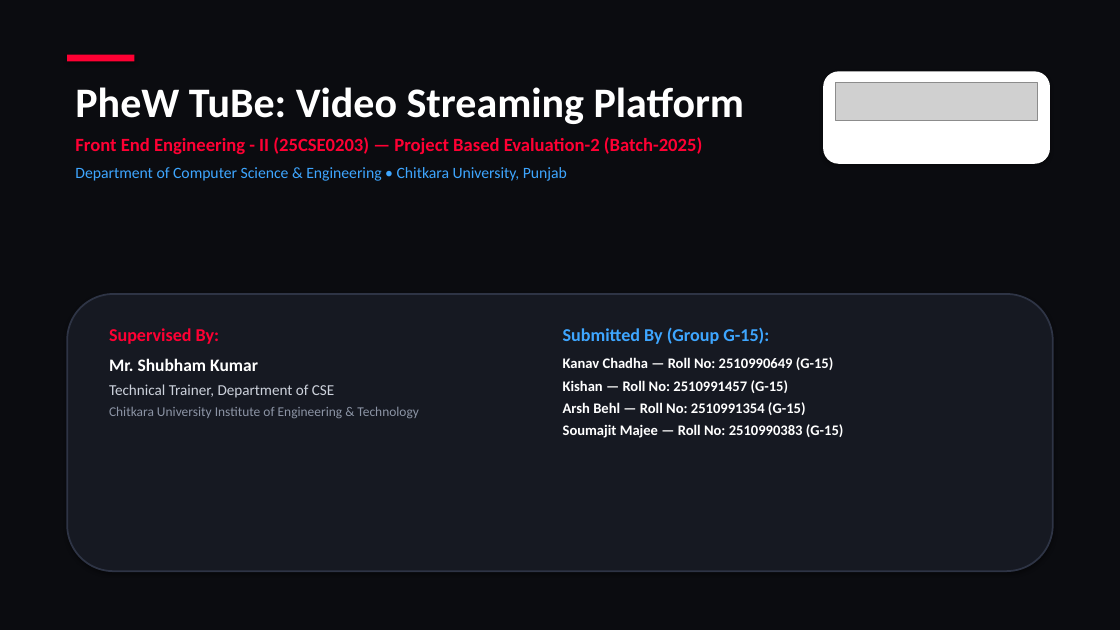
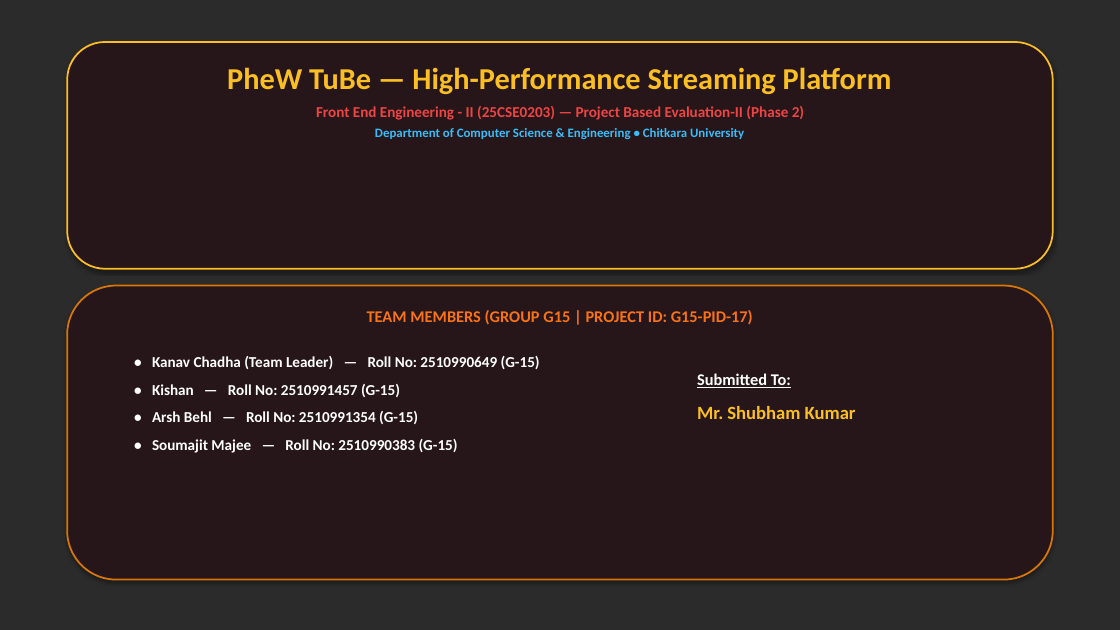
Before and after one commit to kishan-777/Front-End-Engineering_Evaluation-based-project, a slide deck: slide 1 of G15-PID-17.pptx. Drawn at 1120x630 pixels with LibreOffice and Linux fonts; fonts in the diff are those of the drawing; grey boxes stand for pictures; background and template pictures are left out; a plain dark background stands for a picture behind light text. Boxes give left, top, right and bottom in pixels: in the first picture for what was removed or moved away, otherwise in the second. Text is boxed around its words. In the diff, an @@ line names an element or a change of style, - is before the commit and + after.

Commit message:
Restore friend PPT & PDF template styling with real UI screenshots of Auth, Settings, In-App Player, and Voice Search

```diff
--- a/G15-PID-17.pptx
+++ b/G15-PID-17.pptx
@@ background #FFFFFF to picture (left out) @@
@@ rectangle removed at [0,0,1120,630] @@
@@ rectangle removed at [67,55,134,61] @@
@@ rounded rectangle added at [67,42,1053,269], fill #261619, outline #FBBF24 1.5 pt @@
@@ text at [227,67,892,139]: text changed; size 16 to 13 pt; text colour #FF0033 to #EF4444 @@
-PheW TuBe: Video Streaming Platform
-Front End Engineering - II (25CSE0203) — Project Based Evaluation-2 (Batch-2025)
-Department of Computer Science & Engineering • Chitkara University, Punjab
+PheW TuBe — High-Performance Streaming Platform
+Front End Engineering - II (25CSE0203) — Project Based Evaluation-II (Phase 2)
+Department of Computer Science & Engineering • Chitkara University
@@ rounded rectangle removed at [823,71,1050,164] @@
@@ picture removed at [836,82,1038,120] @@
@@ rounded rectangle: place and size @@
-rounded rectangle at [67,294,1053,571]
+rounded rectangle at [67,286,1053,580]
@@ rounded rectangle at [67,286,1053,580]: fill #161922 to #261619; outline #2E3445 1.5 pt to #D97706 1.5 pt @@
@@ text added at [367,310,753,325], 14 pt, text #F97316, bold @@
+TEAM MEMBERS (GROUP G15 | PROJECT ID: G15-PID-17)
@@ text at [152,356,540,453]: text changed; size 12.5 to 13 pt @@
-Submitted By (Group G-15):
-Kanav Chadha — Roll No: 2510990649 (G-15)
-Kishan — Roll No: 2510991457 (G-15)
-Arsh Behl — Roll No: 2510991354 (G-15)
-Soumajit Majee — Roll No: 2510990383 (G-15)
+• Kanav Chadha (Team Leader) — Roll No: 2510990649 (G-15)
+• Kishan — Roll No: 2510991457 (G-15)
+• Arsh Behl — Roll No: 2510991354 (G-15)
+• Soumajit Majee — Roll No: 2510990383 (G-15)
@@ text at [109,384,418,418]: paragraphs removed @@
-Technical Trainer, Department of CSE
-Chitkara University Institute of Engineering & Technology
@@ text "Submitted To:": place and size @@
-text "Submitted To:" at [109,328,418,418]
+text "Submitted To:" at [697,373,856,419]
@@ text at [697,373,791,388]: text changed; size 15.5 to 14 pt; text colour #FF0033 to #FFFFFF @@
-Supervised By:
+Submitted To:
@@ text at [697,406,856,419]: size 15 to 16 pt, text colour #FFFFFF to #FBBF24 in "Mr. Shubham Kumar"; more space between paragraphs @@
```
Also in this commit, not shown: 8 slides added, 13 slides removed, 2 other files.
